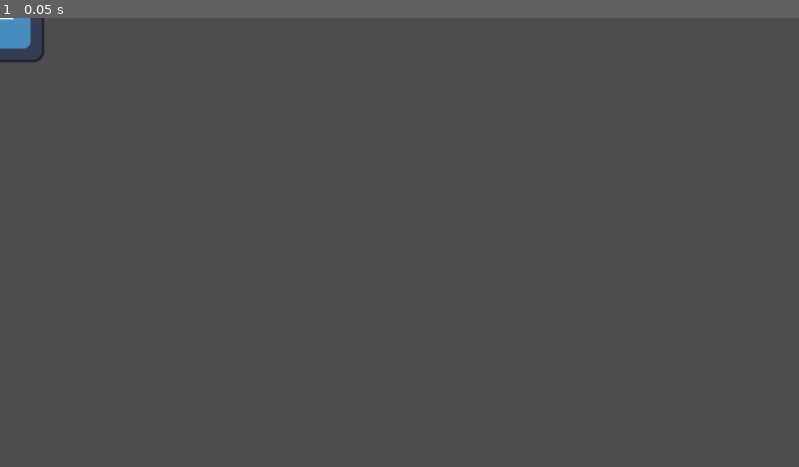
Above: before the commit, frame 1.
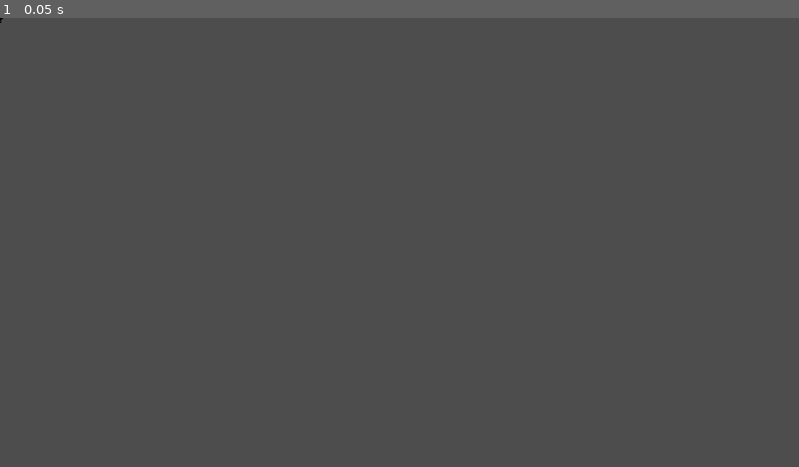
Above: after the commit, the same moment.

Repository: Ron-Sungcang/GameJam2026
Game: Godot game, scene res://scenes/map_icons.tscn
Two runs of this game, one before a commit and one after it. Both use one fixed random seed, a clock stepped at 60 frames per second and the inputs below. The engine's default icon, where the game draws it, is replaced by a stand-in: a white triangle on a blue panel in a dark square.
Inputs:
- Up to frame 1 (0.05 s): no input

The runs differ from the first frame. In frame 1, 0.3% of the frame differs, in the area x 0-6%, y 0-10%.

Commit message:
Created elite icon resource

Diff:
--- /dev/null
+++ b/resources/map_icons/Elite_Icon.tres
@@ -0,0 +1,10 @@
+[gd_resource type="Resource" script_class="MapIconInfo" load_steps=3 format=3 uid="uid://cfungcqwj14iv"]
+
+[ext_resource type="Script" uid="uid://b104vyxkjeq3o" path="res://scripts/map/MapIconInfo.gd" id="1_1ub7v"]
+[ext_resource type="Texture2D" uid="uid://svltpfvwwwih" path="res://assets/Elite_Icon.png" id="2_7lus0"]
+
+[resource]
+script = ExtResource("1_1ub7v")
+id = "0"
+type = "Elite"
+sprite = ExtResource("2_7lus0")
--- a/scenes/map_icons.tscn
+++ b/scenes/map_icons.tscn
@@ -1,19 +1,19 @@
 [gd_scene load_steps=4 format=3 uid="uid://dtea6if57xmmg"]
 
-[ext_resource type="Texture2D" uid="uid://bumh5if4xovdf" path="res://assets/icon.svg" id="1_5dmlm"]
-[ext_resource type="Script" uid="uid://cycosn514yvr" path="res://scenes/Icon.gd" id="1_6ohjk"]
+[ext_resource type="Script" uid="uid://cycosn514yvr" path="res://scripts/map/Icon.gd" id="1_6ohjk"]
+[ext_resource type="Resource" uid="uid://cfungcqwj14iv" path="res://resources/map_icons/Elite_Icon.tres" id="2_6ohjk"]
 
 [sub_resource type="RectangleShape2D" id="RectangleShape2D_5dmlm"]
-size = Vector2(124, 122)
+size = Vector2(69, 67)
 
 [node name="map_icons" type="Node2D"]
 
 [node name="Area2D" type="Area2D" parent="."]
 script = ExtResource("1_6ohjk")
+icon_info = ExtResource("2_6ohjk")
 
 [node name="CollisionShape2D" type="CollisionShape2D" parent="Area2D"]
 z_index = 1
 shape = SubResource("RectangleShape2D_5dmlm")
 
 [node name="Sprite2D" type="Sprite2D" parent="Area2D"]
-texture = ExtResource("1_5dmlm")
--- a/scenes/Icon.gd
+++ b/scripts/map/Icon.gd
@@ -1,8 +1,18 @@
 extends Area2D
 
+@export
+var icon_info : MapIconInfo
+
+@onready
+var sprite := $Sprite2D
+
+var common_enemies = []
+var elite_enemies = []
 
 # Called when the node enters the scene tree for the first time.
 func _ready() -> void:
+	if icon_info and icon_info.sprite:
+		sprite.texture = icon_info.sprite
 	input_pickable = true
 	mouse_entered.connect(_on_mouse_entered)
 	mouse_exited.connect(_on_mouse_exit)
--- /dev/null
+++ b/scripts/map/MapIconInfo.gd
@@ -0,0 +1,9 @@
+extends Resource
+class_name MapIconInfo
+
+@export
+var id: String
+@export
+var type: String
+@export
+var sprite: Texture2D
Binary file added: assets/Elite_Icon.png
Not shown, added: assets/Elite_Icon.png.import
Renamed: scenes/Icon.gd.uid -> scripts/map/Icon.gd.uid
Not shown, added: scripts/map/MapIconInfo.gd.uid
